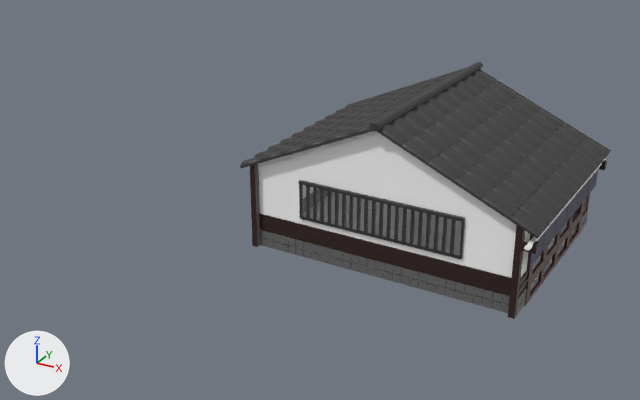
Renders of the glTF model run/textures/build/build4.glb from each side of a commit.
The view is the same before and after, from a 50 mm camera at (1.58, -3.97, 2.13) aimed at (-0.46, -0.25, 0.28). The axes (+X, +Y, +Z) are drawn at lower left. The lights are the same throughout. Where no turn or scale is listed for an object, it has been applied to the vertices.

Names of what the first picture shows: '暖簾', '暖簾2', '瓦', '瓦2', '窓.001', '老舗', '老舗2', '老舗3', '老舗4', '老舗6'.
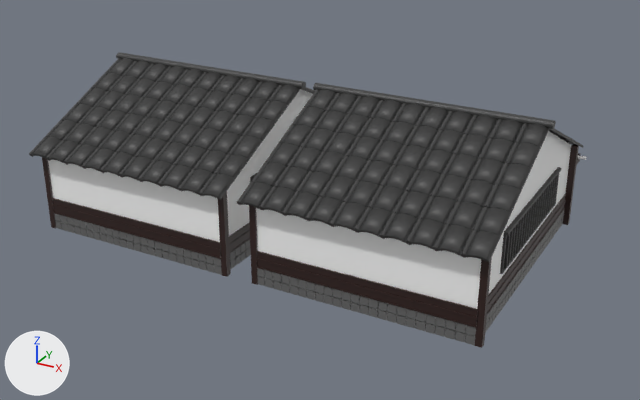
Pixel boxes (x1, y1, x2, y2) of what changed, in the pictures (640 x 400 px):
'瓦', moved, turned: before (240, 67, 611, 239); after (237, 90, 583, 262)
'老舗', moved, turned: before (258, 131, 588, 311); after (256, 131, 571, 340)
'瓦.001', added: after (29, 58, 315, 200)
'老舗.001', added: after (48, 89, 313, 255)
'老舗6', moved, turned: before (259, 214, 511, 296); after (487, 193, 566, 314)
'老舗2', moved, turned: before (260, 209, 579, 313); after (485, 210, 564, 333)
'老舗3', moved, turned: before (304, 189, 587, 316); after (257, 268, 476, 345)
'老舗7', moved, turned (not visible before): after (256, 251, 478, 328)
'老舗4', moved, turned: before (250, 160, 607, 319); after (249, 144, 580, 348)
'老舗7.001', added: after (52, 198, 221, 259)
'瓦2', moved, turned: before (369, 62, 483, 131); after (313, 83, 556, 129)
'老舗3.001', added: after (54, 213, 222, 275)
'老舗4.001', added: after (42, 157, 231, 277)
'瓦2.001', added: after (116, 52, 306, 89)
'暖簾2', moved, turned (not visible afterwards): before (529, 169, 598, 268)
'老舗6.001', added: after (229, 222, 250, 253)
'老舗2.001', added: after (230, 240, 251, 270)
'暖簾', moved, turned: before (524, 159, 606, 251); after (577, 155, 587, 160)

The change, as a diff of the scene's bpy script:
```diff
--- a/run/textures/build/build4.glb.py
+++ b/run/textures/build/build4.glb.py
@@ ob_老舗 @@
 ob_老舗 = bpy.data.objects.new('老舗', me_立方体_019)
-ob_老舗.location = (0.032, -0.018, 0.316)
-ob_老舗.rotation_euler = (0.0, 0.0, -0.0333)  # degrees (0, 0, -1.9)
+ob_老舗.location = (0.088, -0.205, 0.316)
+ob_老舗.rotation_euler = (0.0, 0.0, 1.569)  # degrees (0, 0, 90)
 ob_老舗.scale = (2.5, 3.41, 2.66)
@@ ob_瓦 @@
 ob_瓦 = bpy.data.objects.new('瓦', me_円柱_001)
-ob_瓦.location = (0.033, 0.011, 0.685)
-ob_瓦.rotation_euler = (0.00175, -1.155, -0.0353)  # degrees (0.1, -66, -2)
+ob_瓦.location = (0.058, -0.205, 0.685)
+ob_瓦.rotation_euler = (0.00175, -1.155, 1.568)  # degrees (0.1, -66, 90)
 ob_瓦.scale = (0.302, 0.28, 1.41)
@@ ob_瓦2 @@
 ob_瓦2 = bpy.data.objects.new('瓦2', me_円柱)
-ob_瓦2.location = (0.034, -0.016, 0.865)
-ob_瓦2.rotation_euler = (1.528, -1.571, 0.0)  # degrees (88, -90, 0)
+ob_瓦2.location = (0.085, -0.203, 0.865)
+ob_瓦2.rotation_euler = (3.131, -1.571, 0.0)  # degrees (179, -90, 0)
 ob_瓦2.scale = (1.29, 2.6, 14.0)
@@ ob_老舗6 @@
 ob_老舗6 = bpy.data.objects.new('老舗6', me_立方体)
-ob_老舗6.location = (0.015, -0.563, 0.228)
-ob_老舗6.rotation_euler = (1.537, -1.571, 0.0)  # degrees (88, -90, 0)
+ob_老舗6.location = (0.632, -0.205, 0.228)
+ob_老舗6.rotation_euler = (3.14, -1.571, 0.0)  # degrees (180, -90, 0)
 ob_老舗6.scale = (1.0, 2.49, 0.245)
@@ ob_老舗4 @@
 ob_老舗4 = bpy.data.objects.new('老舗4', me_立方体_002)
-ob_老舗4.location = (0.732, 0.5, 0.319)
-ob_老舗4.rotation_euler = (0.0, 0.0, -0.0356)  # degrees (0, 0, -2)
+ob_老舗4.location = (-0.453, 0.477, 0.319)
+ob_老舗4.rotation_euler = (0.0, 0.0, 1.567)  # degrees (0, 0, 90)
 ob_老舗4.scale = (1.0, 2.97, 1.33)
@@ ob_老舗7 @@
 ob_老舗7 = bpy.data.objects.new('老舗7', me_立方体_003)
-ob_老舗7.location = (-0.664, 0.0, 0.228)
-ob_老舗7.rotation_euler = (-3.101, 1.571, 0.0)  # degrees (-178, 90, 0)
+ob_老舗7.location = (0.091, -0.902, 0.228)
+ob_老舗7.rotation_euler = (1.579, 1.571, 0.0)  # degrees (90, 90, 0)
 ob_老舗7.scale = (0.97, 1.95, 0.238)
@@ ob_暖簾 @@
 ob_暖簾 = bpy.data.objects.new('暖簾', me_円柱_002)
-ob_暖簾.location = (0.762, -0.049, 0.464)
-ob_暖簾.rotation_euler = (-1.606, -1.571, 0.0)  # degrees (-92, -90, 0)
+ob_暖簾.location = (0.095, 0.525, 0.464)
+ob_暖簾.rotation_euler = (-0.00357, -1.571, 0.0)  # degrees (-0.2, -90, 0)
 ob_暖簾.scale = (1.0, 1.0, 0.957)
@@ ob_暖簾2 @@
 ob_暖簾2 = bpy.data.objects.new('暖簾2', me_立方体_004)
-ob_暖簾2.location = (0.743, -0.496, 0.399)
-ob_暖簾2.rotation_euler = (-1.571, 0.0, 1.537)  # degrees (-90, 0, 88)
+ob_暖簾2.location = (0.542, 0.52, 0.399)
+ob_暖簾2.rotation_euler = (-1.571, 0.0, 3.14)  # degrees (-90, 0, 180)
 ob_暖簾2.scale = (1.32, 1.0, 0.513)
@@ ob_老舗3 @@
 ob_老舗3 = bpy.data.objects.new('老舗3', me_立方体_007)
-ob_老舗3.location = (-0.659, -0.001, 0.14)
-ob_老舗3.rotation_euler = (3.103, -1.571, 0.0)  # degrees (178, -90, 0)
+ob_老舗3.location = (0.092, -0.896, 0.14)
+ob_老舗3.rotation_euler = (-1.577, -1.571, 0.0)  # degrees (-90, -90, 0)
 ob_老舗3.scale = (0.901, 0.901, 0.901)
@@ ob_老舗2 @@
 ob_老舗2 = bpy.data.objects.new('老舗2', me_立方体_008)
-ob_老舗2.location = (-0.639, -0.54, 0.162)
-ob_老舗2.rotation_euler = (-1.604, -1.571, 0.0)  # degrees (-92, -90, 0)
+ob_老舗2.location = (0.63, -0.859, 0.162)
+ob_老舗2.rotation_euler = (-0.00133, -1.571, 0.0)  # degrees (-0.1, -90, 0)
 ob_老舗2.scale = (0.901, 0.901, 0.901)
@@ ob_老舗2_001 @@
+ob_老舗2_001 = bpy.data.objects.new('老舗2.001', me_立方体_013)  # 960 vertices, 1440 faces; spans x -1.092..0.007, y -0.02..1.323, z -0.065..0.02; in mat_マテリアル_017 (dark grey #666666)
+ob_老舗2_001.location = (-0.641, -0.859, 0.162)
@@ ob_老舗3_001 @@
+ob_老舗3_001 = bpy.data.objects.new('老舗3.001', me_立方体_014)  # 472 vertices, 700 faces; spans x -0.536..0.545, y -0.008..1.392, z -0.043..0.043; in mat_マテリアル_018 (dark grey #666666)
+ob_老舗3_001.location = (-1.179, -0.896, 0.14)
@@ ob_老舗7_001 @@
+ob_老舗7_001 = bpy.data.objects.new('老舗7.001', me_立方体_017)  # 32 vertices, 56 faces; spans x -0.539..0.539, y -0.008..0.008, z -0.042..0.042; in mat_マテリアル_022 (brown #301c19)
+ob_老舗7_001.location = (-1.179, -0.902, 0.228)
@@ ob_老舗4_001 @@
+ob_老舗4_001 = bpy.data.objects.new('老舗4.001', me_立方体_018)  # 96 vertices, 176 faces; spans x -0.021..1.118, y -1.382..0.078, z -0.224..0.224; in mat_マテリアル_023 (brown #301c19)
+ob_老舗4_001.location = (-1.724, 0.477, 0.319)
@@ ob_老舗6_001 @@
+ob_老舗6_001 = bpy.data.objects.new('老舗6.001', me_立方体_021)  # 32 vertices, 56 faces; spans x -0.004..0.004, y -0.689..0.689, z -0.044..0.044; in mat_マテリアル_026 (brown #301c19)
+ob_老舗6_001.location = (-0.638, -0.205, 0.228)
@@ ob_瓦2_001 @@
+ob_瓦2_001 = bpy.data.objects.new('瓦2.001', me_円柱_005)  # 64 vertices, 124 faces; spans x -0.606..0.606, y -0.03..0.03, z -0.019..0.019; in mat_マテリアル_030 (black #3b3b3b)
+ob_瓦2_001.location = (-1.186, -0.203, 0.865)
@@ ob_瓦_001 @@
+ob_瓦_001 = bpy.data.objects.new('瓦.001', me_円柱_004)  # 11507 vertices, 22078 faces; spans x -0.56..0.62, y -0.76..0.77, z -0.18..0.18; in mat_マテリアル_031 (black #3b3b3b)
+ob_瓦_001.location = (-1.213, -0.205, 0.685)
@@ ob_老舗_001 @@
+ob_老舗_001 = bpy.data.objects.new('老舗.001', me_立方体_005)  # 947 vertices, 1780 faces; spans x -0.559..0.561, y -0.688..0.701, z -0.221..0.533; in mat_マテリアル_015 (white #ffffff), mat_マテリアル_029 (brown #4e2e29), mat_マテリアル_028 (brown #301c19), mat_マテリアル_027 (grey #999999), mat_マテリアル_019 (black #313131)
+ob_老舗_001.location = (-1.183, -0.205, 0.316)
```
